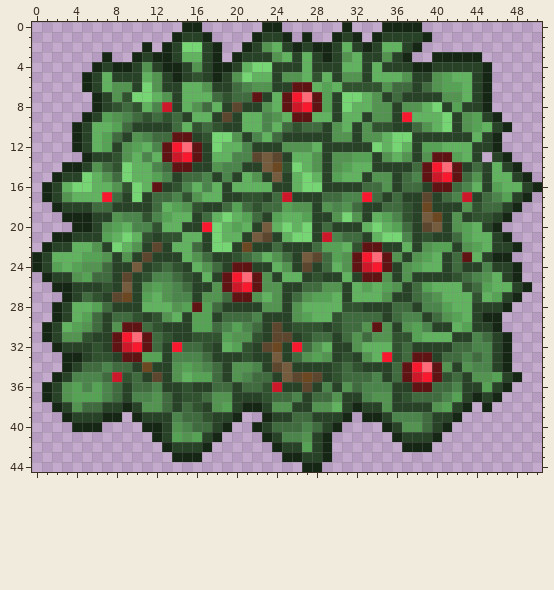
Pixel-art sprite -- food.png. The first picture shows the starting point.
The file is 153x135 pixels, drawn in blocks of 3x3; one block is one cell here.
After:
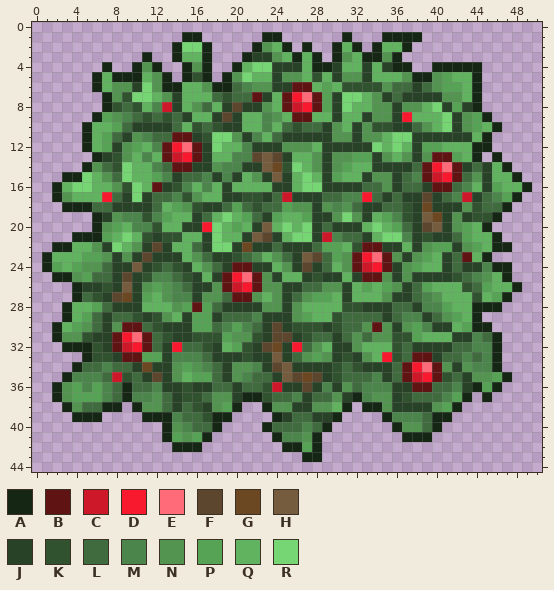
Palette (. is transparent): A #152615  B #601313  C #cc1828  D #f9192e  E #ff6b79  F #5c462d  G #6b4821  H #755c3f  J #274226  K #30522f  L #3f6b3e  M #4c854b  N #539451  P #57a355  Q #62b360  R #76d673
Diff:
Changed rows in their new state; - is an unchanged pixel.
first column x 0:
 0 ---------------..------..------.---....------------
 1 --------------.AA.----.AA.-.--.A.-.AAAA.-----------
 2 -----------.-.A--A.--.A--A.A..A-A.A--A.------------
 3 -------.--.A..A--A.-.A----A-A.A--AA-A.--.....------
 4 ------.A..A-A..A-A..A-------AA------AA..AAAAA.-----
 5 -----.A-AAA--A.A-A.A------------------AA----A.-----
 6 -----.A------AA---AA------------------------A.-----
 7 ------.A------------------------------------A.-----
 8 ------.A------------------------------------A.-----
 9 -----.A--------------------------------------A.----
10 ----.A----------------------------------------A.---
11 ----.A---------------------------------------A.----
12 ----.A--------------------------------------AA.----
13 -----.A-------------------------------------A-A.---
14 ---..A-----------------------------------------A.--
15 --.AA-------------------------------------------A.-
16 -.A----------------------------------------------A.
17 -.A---------------------------------------------A.-
18 --.AAA-----------------------------------------A.--
19 ---...A---------------------------------------A.---
20 ----..A--------------------------------------A.----
21 --..AAA---------------------------------------A.---
22 -.AA------------------------------------------AA.--
23 .A-------------------------------------------A..---
24 .A--------------------------------------------AA.--
25 -.AA-------------------------------------------A.--
26 --..A-------------------------------------------A.-
27 ---.A------------------------------------------A.--
28 --.A----------------------------------------AAA.---
29 --.A----------------------------------------A..----
30 -.A-----------------------------------------AA.----
31 -.A-------------------------------------------A.---
32 --.AAA----------------------------------------A.---
33 ---..A----------------------------------------A.---
34 ---.A-----------------------------------------A.---
35 --.A-------------------------------------------A.--
36 -.A------A----------------------------------A-A.---
37 -.A------A-----------AA---------A----------A.A.----
38 --.A---AA.A---------A..A-------A.AA-------A.-.-----
39 ---.AAA..-.AAA----AA.--.A-----A.-..A----AA.--------
40 ----...----..A----A.--.A-----A.----.A---A.---------
41 ------------.A---A.----.A---A.------.AAA.----------
42 -------------.AAA.------.AA-A.-------...-----------
43 --------------...--------..AA.---------------------
44 ---------------------------..----------------------
Changed places in both pictures, as pixel boxes (x1, y1, x2, y2):
changed: (32, 22, 542, 472)
